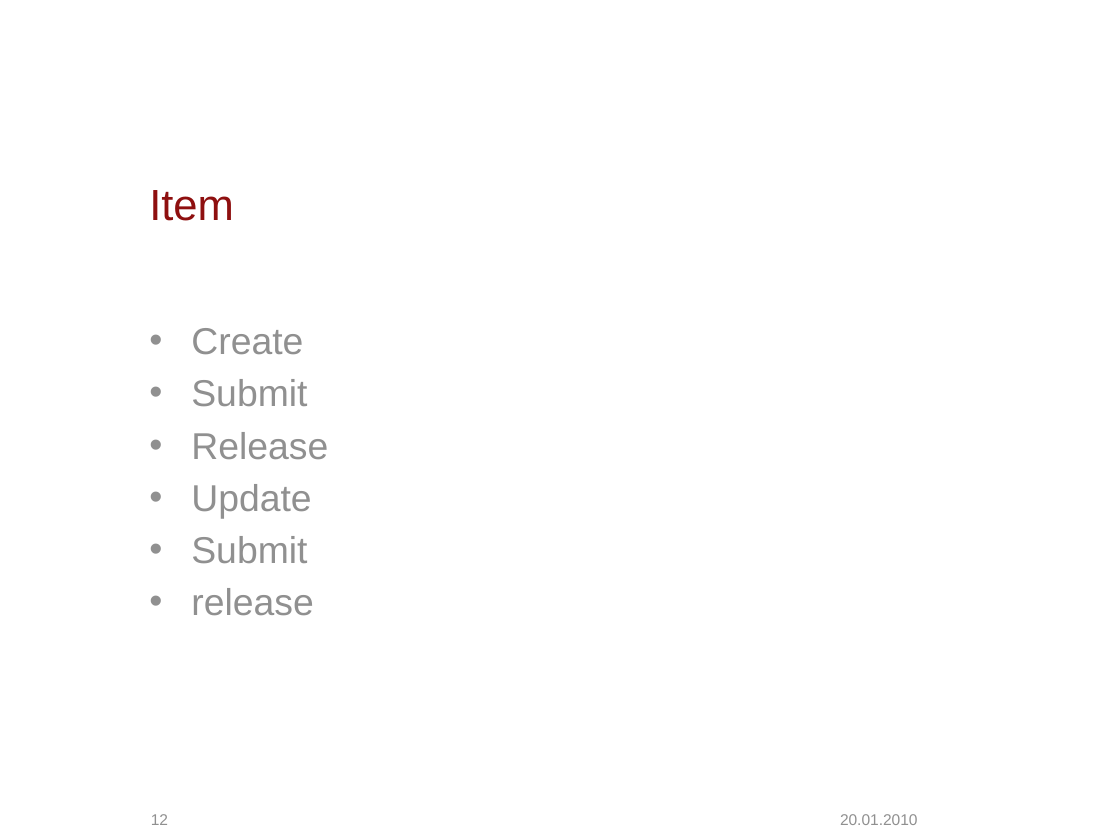
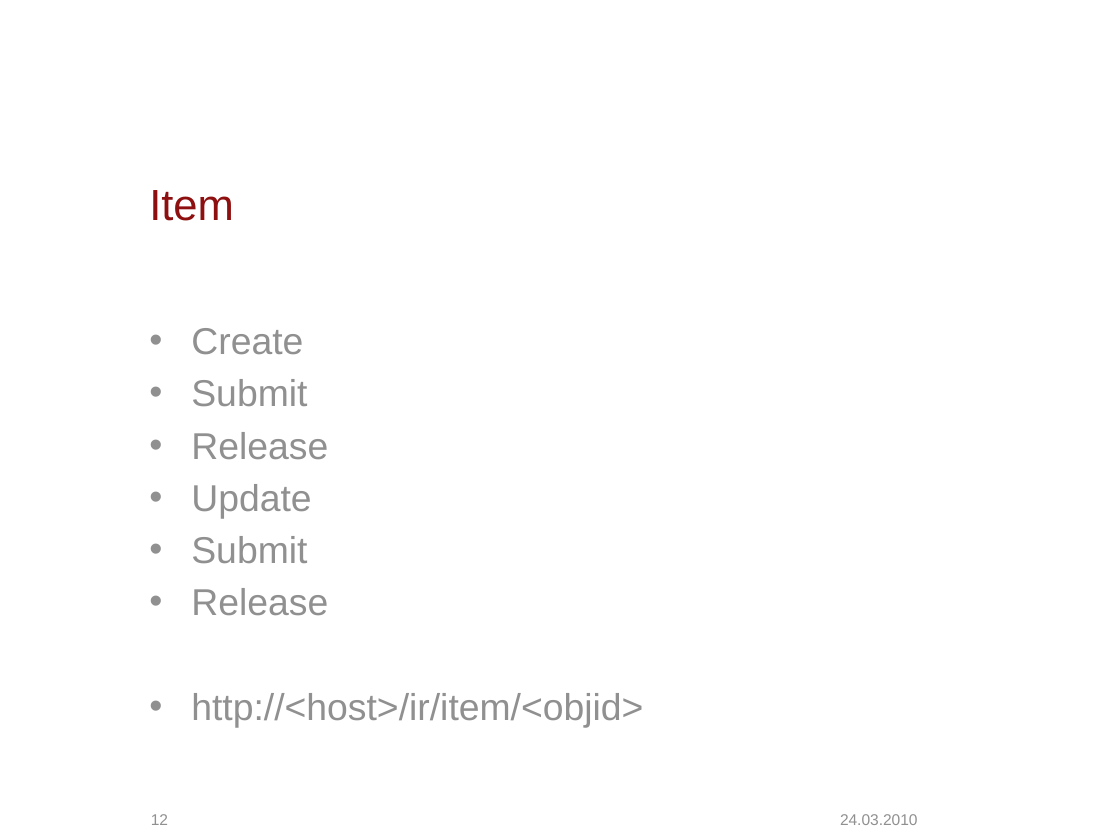
Before and after one commit to escidoc/escidoc-examples-old, a slide deck: slide 12 of eSciDocExamples/doc/presentation.pptx. Drawn at 1120x840 pixels with LibreOffice and Linux fonts; fonts in the diff are those of the drawing; background and template pictures are left out. Boxes give left, top, right and bottom in pixels: in the first picture for what was removed or moved away, otherwise in the second. Text is boxed around its words. In the diff, an @@ line names an element or a change of style, - is before the commit and + after.

```diff
--- a/eSciDocExamples/doc/presentation.pptx
+++ b/eSciDocExamples/doc/presentation.pptx
@@ text at (191, 588, 643, 728): text changed @@
-• release
+• Release
+• http://<host>/ir/item/<objid>
@@ text at (840, 814, 918, 825): text changed @@
-20.01.2010
+24.03.2010
```
Also in this commit, not shown: 14 other slides changed, 1 slide added.
